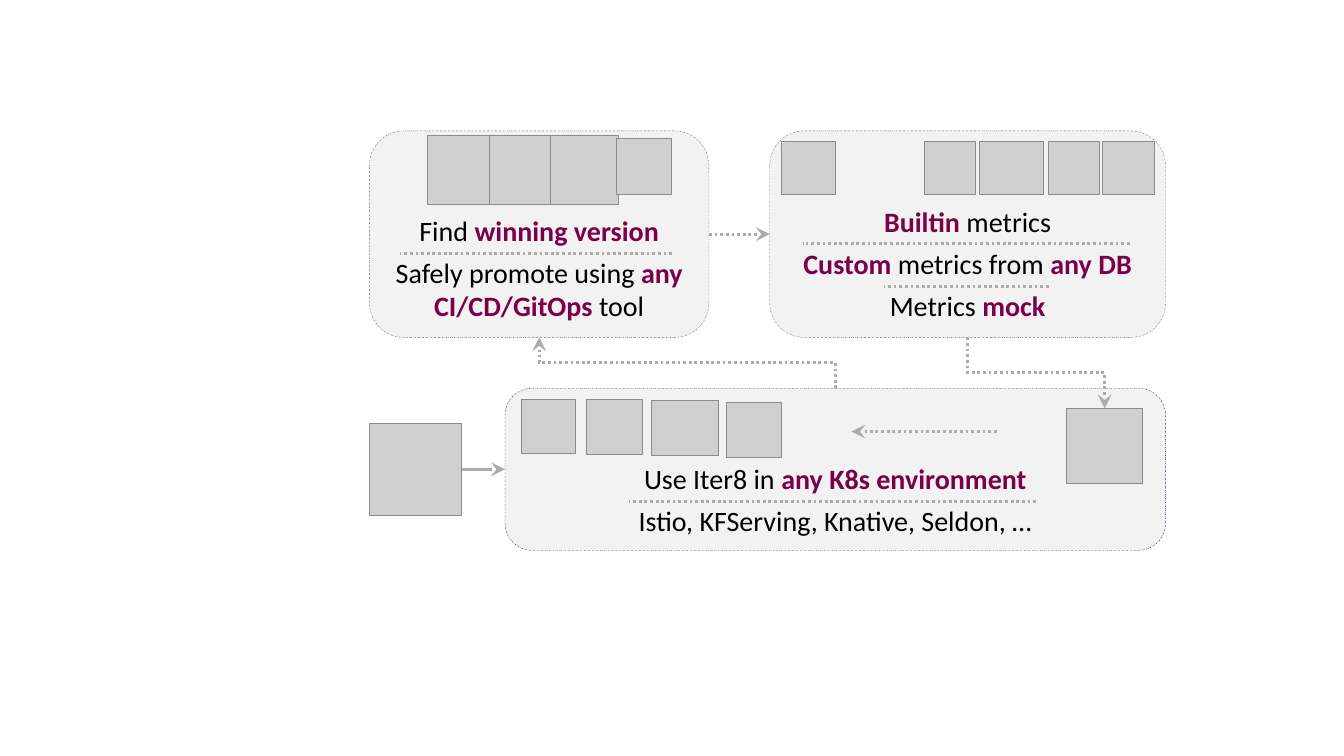
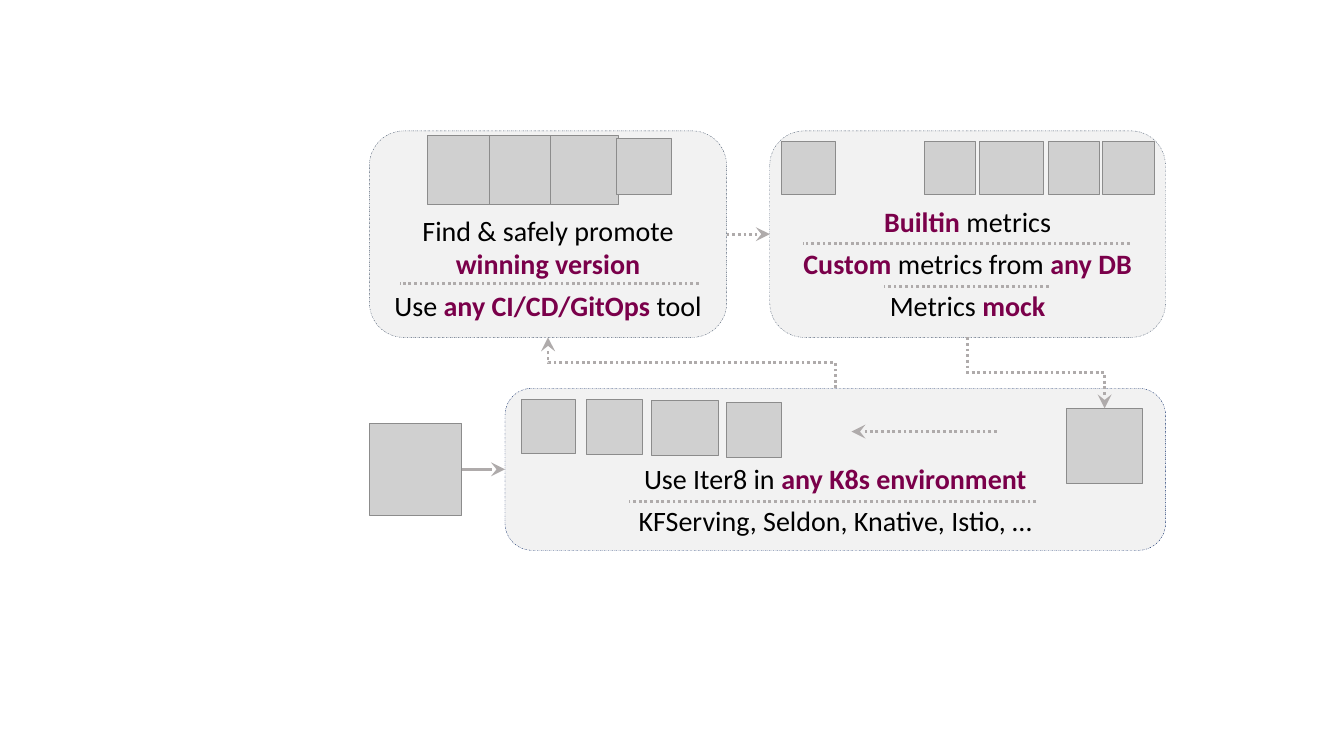
Before and after one commit to iter8-tools/iter8, a slide deck: slide 1 of mkdocs/docs/images/src/illustration.pptx. Drawn at 1344x756 pixels with LibreOffice and Linux fonts; fonts in the diff are those of the drawing; grey boxes stand for pictures. Boxes give left, top, right and bottom in pixels: in the first picture for what was removed or moved away, otherwise in the second. Text is boxed around its words. In the diff, an @@ line names an element or a change of style, - is before the commit and + after.

```diff
--- a/mkdocs/docs/images/src/illustration.pptx
+++ b/mkdocs/docs/images/src/illustration.pptx
@@ rounded rectangle "Find & safely promote winning ...": place and size @@
-rounded rectangle "Find & safely promote winning ..." at (370,131,710,338)
+rounded rectangle "Find & safely promote winning ..." at (370,131,727,338)
@@ text in rounded rectangle at (394,221,702,321): text changed @@
-Find winning version
-Safely promote using any CI/CD/GitOps tool
+Find & safely promote winning version
+Use any CI/CD/GitOps tool
@@ arrow moved from (709, 234) - (770, 234) to (727, 234) - (770, 234) @@
@@ line moved from (673, 253) - (399, 253) to (699, 283) - (399, 283) @@
@@ elbow arrow moved from (836, 388) - (539, 338) to (836, 388) - (548, 338) @@
@@ text in rounded rectangle at (639,511,1006,536): text changed @@
-Istio, KFServing, Knative, Seldon, …
+KFServing, Seldon, Knative, Istio, …
```
Also in this commit, not shown: 1 other file.
